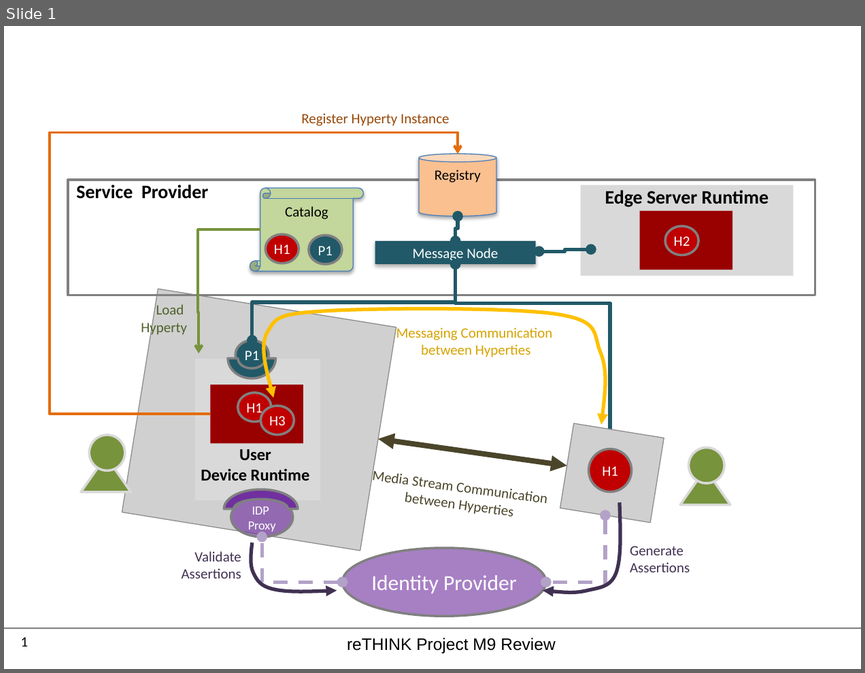
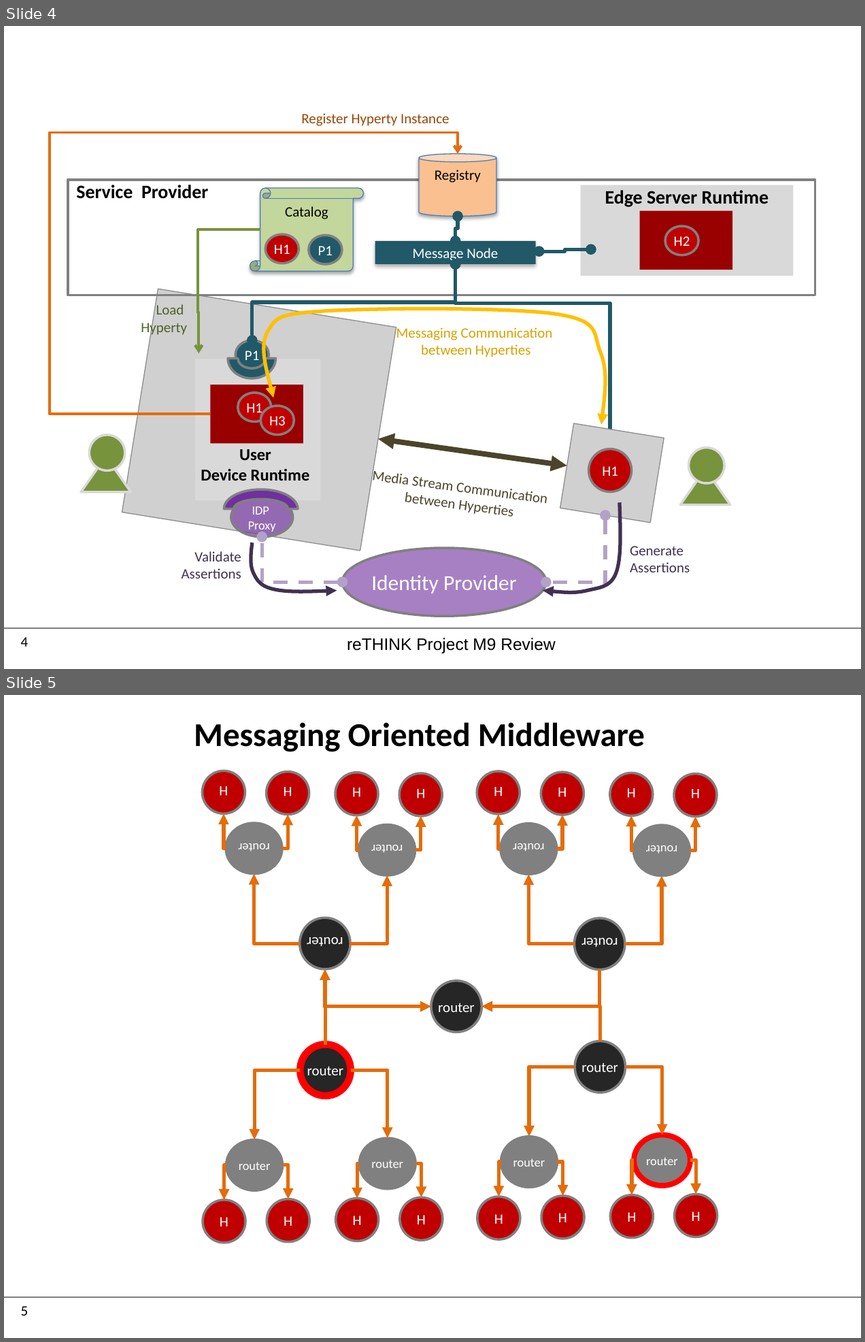
Before and after one commit to reTHINK-project/specs, a slide deck: tutorials/images.pptx. Shown one above the other, each under a label of ours: slide 1 before the commit, slides 4 and 5 after it. The pictures are 865x673 and 865x1342 pixels, drawn with LibreOffice and Linux fonts; fonts in the diff are those of the drawing; grey boxes stand for pictures; background and template pictures are left out. Boxes give left, top, right and bottom in pixels: in the first picture for what was removed or moved away, otherwise in the second. Text is boxed around its words. In the diff, an @@ line names an element or a change of style, - is before the commit and + after.

```diff
--- a/tutorials/images.pptx
+++ b/tutorials/images.pptx
@@ slide 5 added at (x1=4, y1=695, x2=861, y2=1338), background #FFFFFF; not listed: 2 template elements that a slide beside it also shows @@
@@ title added at (x1=194, y1=722, x2=645, y2=752), 28 pt, text #000000, bold @@
+Messaging Oriented Middleware
@@ group added at (x1=202, y1=770, x2=717, y2=1242): 29 ellipses, 28 elbow arrows @@
+router
+router
+H
+H
+router
+H
+H
+router
+router
+router
+H
+H
+router
+H
+H
+router
+router
+H
+H
+router
+H
+H
+router
+router
+H
+H
+router
+H
+H
@@ what was slide 1 is now slide 4 @@
@@ page number at (x1=21, y1=637, x2=28, y2=646): text changed @@
-1
+4
```
Also in this commit, not shown: 4 slides changed, 4 other slides added, 7 other files.
